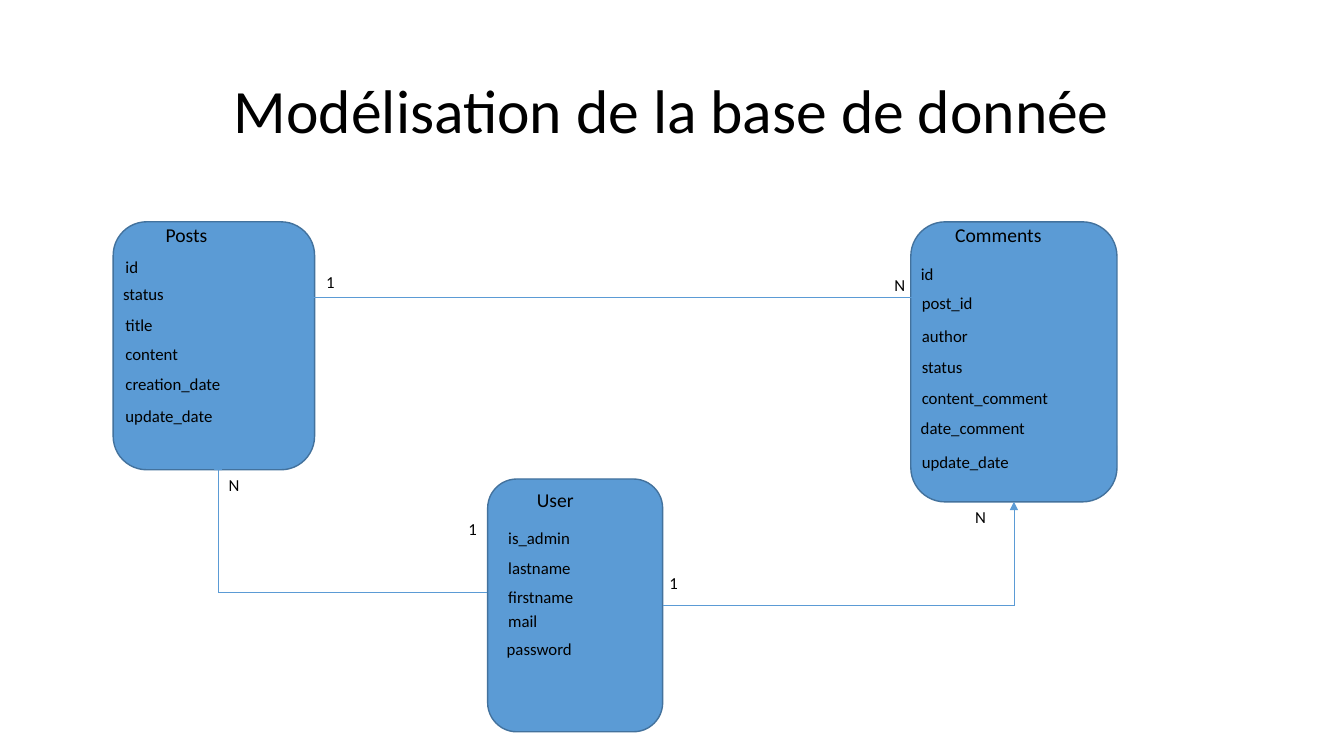
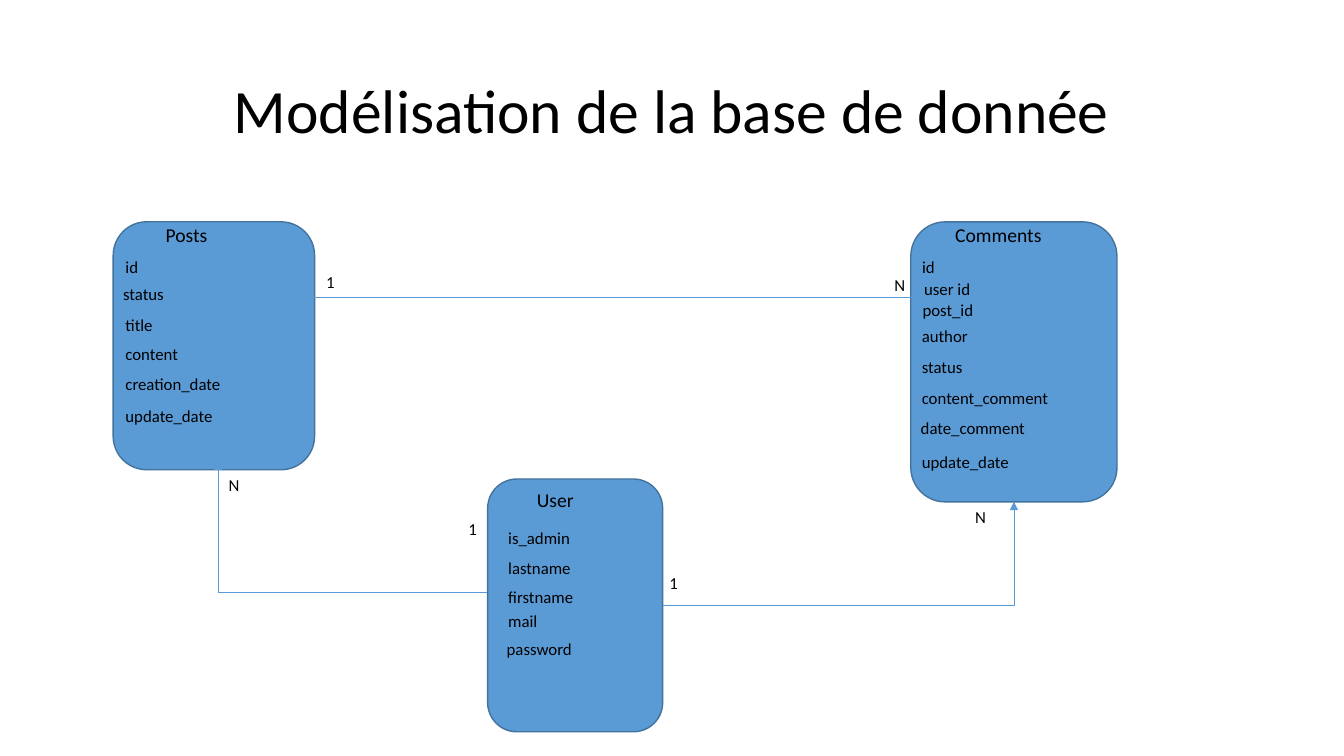
Before and after one commit to Vanda89/Blog_jean_forteroche, a slide deck: slide 12 of docs/Schéma-blog.pptx (slide 11 before the commit). Drawn at 1344x756 pixels with LibreOffice and Linux fonts; fonts in the diff are those of the drawing. Boxes give left, top, right and bottom in pixels: in the first picture for what was removed or moved away, otherwise in the second. Text is boxed around its words. In the diff, an @@ line names an element or a change of style, - is before the commit and + after.

```diff
--- a/docs/Schéma-blog.pptx
+++ b/docs/Schéma-blog.pptx
@@ text "id": place and size @@
-text "id" at box(921, 268, 934, 280)
+text "id" at box(922, 261, 935, 273)
@@ text "post_id": place and size @@
-text "post_id" at box(922, 297, 973, 312)
+text "post_id" at box(923, 304, 974, 319)
@@ rectangle added at box(914, 277, 990, 300), fill #5B9BD5, outline #5B9BD5 1 pt, 12 pt, text #000000 @@
+user id
```
Also in this commit, not shown: 8 other slides changed, 1 slide added, 12 other files.
